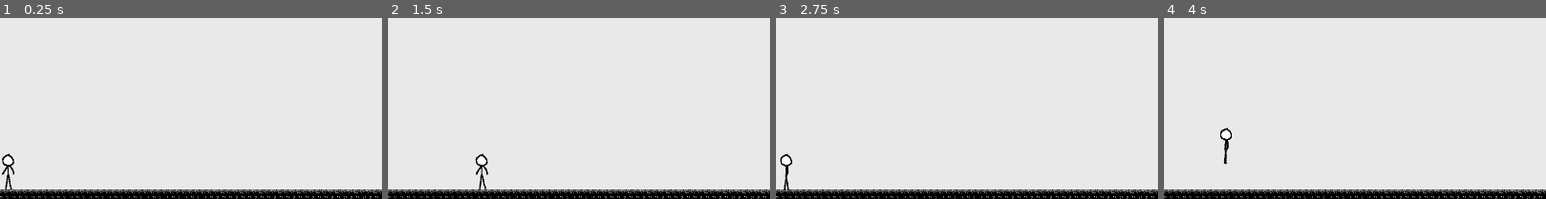
Above: before the commit, frames 1-4 (left to right).
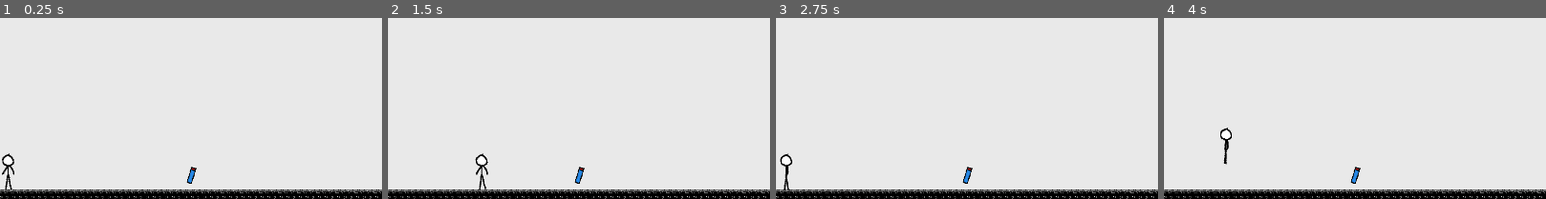
Above: after the commit, the same moments.

Repository: dennis-jung/ggj2025
Game: Godot game, scene res://scenes/tileset_test/game.tscn
The game is run twice, just before and just after one commit, with the same random seed, the same clock (stepped at 60 frames per second) and the same inputs.
Inputs (mouse positions are % of the whole screen's width and height, from its top left):
- Up to frame 1 (0.25 s): no input
- Up to frame 2 (1.5 s): tap Enter (ui_accept) at 0.5, 0.77 s; move the mouse to (72, 35) at 0.52 s; hold Right (ui_right) 0.53-1.25 s; tap B (create_bubble) at 0.6 s; click (72, 35) at 0.67 s; drag from (30, 47) to (13, 4) at 1.27 s
- Up to frame 3 (2.75 s): move the mouse to (60, 15) at 2.02 s; hold Left (ui_left) from 2.03 s (still down); tap U at 2.1 s
- Up to frame 4 (4 s): release Left (ui_left) at 2.75 s; drag from (45, 64) to (20, 23) at 2.77 s; move the mouse to (80, 59) at 3.52 s; hold Right (ui_right) from 3.53 s (still down); tap Tab at 3.6 s; tap Enter (ui_accept) at 3.77 s
The pictures show only the part of the screen within x 6-56%, y 50-100%; the shares and areas given below are measured in that part.

The runs differ from the first frame. In frame 1, 0.1% of the frame differs, in the area x 48-52%, y 82-92%; in frame 2, 0.1%; in frame 3, 0.1%; in frame 4, 0.1%.

Commit message:
soap added to test scene

Diff:
--- a/scenes/soap/soap.gd
+++ b/scenes/soap/soap.gd
@@ -3,6 +3,7 @@
 @export var soap_fuel: float = 15.0
 
 func _on_body_entered(body):
+	print("Hi")
 	if body.is_in_group("Player"):
 		print("Player picked me up!")
 		# add fuel in main
--- a/scenes/tileset_test/game.tscn
+++ b/scenes/tileset_test/game.tscn
@@ -1,8 +1,9 @@
-[gd_scene load_steps=10 format=4 uid="uid://d1dag16tak0ri"]
+[gd_scene load_steps=11 format=4 uid="uid://d1dag16tak0ri"]
 
 [ext_resource type="Texture2D" uid="uid://b5hvmgovyiqbg" path="res://assets/img/monochrome_tilemap_transparent_packed.png" id="1_bi1ic"]
 [ext_resource type="Script" path="res://scenes/tileset_test/game.gd" id="1_qc4pq"]
 [ext_resource type="Texture2D" uid="uid://dvxhqvonbype5" path="res://assets/img/monochrome_tilemap_packed.png" id="2_bcycn"]
+[ext_resource type="PackedScene" uid="uid://db4bew06g5wch" path="res://scenes/soap/soap.tscn" id="2_woiq4"]
 [ext_resource type="PackedScene" uid="uid://dtpks5xx7tr3" path="res://scenes/sticky/sticky.tscn" id="4_j8351"]
 [ext_resource type="PackedScene" uid="uid://bm0e4bse51i2y" path="res://scenes/coin/coin.tscn" id="5_wfcg5"]
 
@@ -838,6 +839,9 @@
 [node name="Game" type="Node2D"]
 script = ExtResource("1_qc4pq")
 
+[node name="Soap" parent="." instance=ExtResource("2_woiq4")]
+position = Vector2(594, 1021)
+
 [node name="Map" type="Node2D" parent="."]
 
 [node name="TileMapLayer" type="TileMapLayer" parent="Map"]
